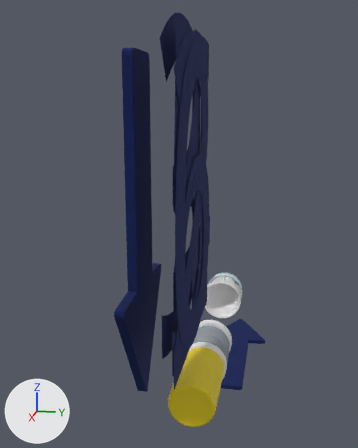
Renders of the glTF model assets/wegovy.glb from each side of a commit.
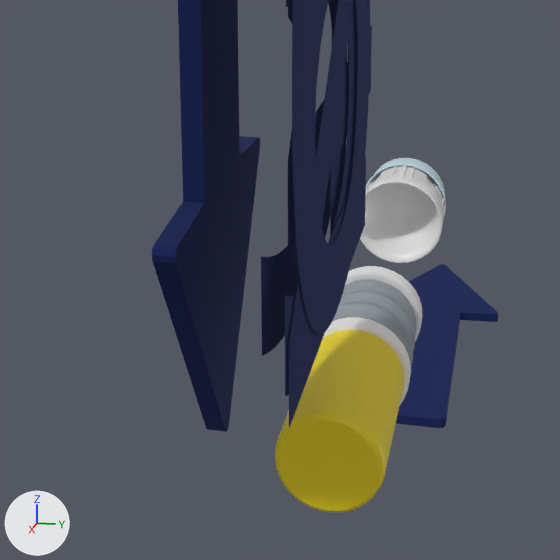
There are two pictures of each version: one from a 50 mm lens placed at (0.323, 0.049, 0.403), pointed at (-0.015, -0.018, 0.319), one close up on the part from 13% to 82% of the width and 45% to 100% of the height. Lighting does not change. The marker at lower left points along +X, +Y and +Z. The older version's two pictures come first. Where no turn or scale is listed for an object, it has been applied to the vertices.

Objects in the first close-up: 'Arrow_straight', 'Arrow_straight_mg', 'CountingCube.002', 'CountingCube.003', 'CountingCube.004', 'CountingCube.005', 'CountingCube.006', 'cylinder_pod_tlokiem', 'cylinder_pod_tlokiem.001', 'cylinder_pod_tlokiem.002', 'tlok', 'to_gdzie_igla' and 2 more.
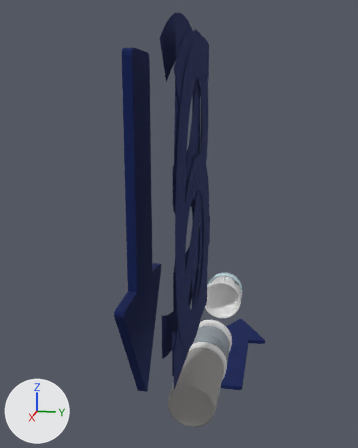
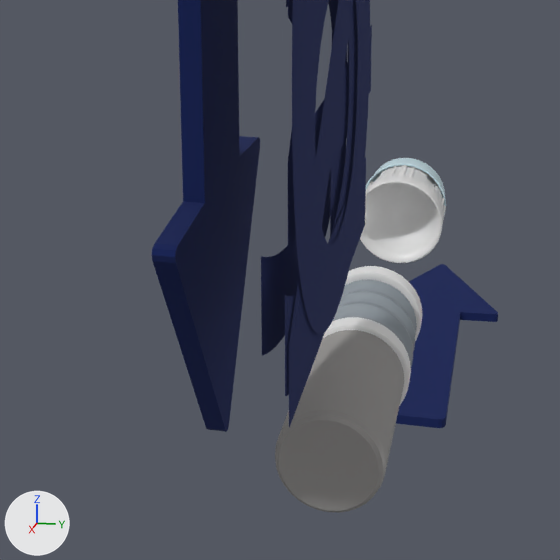
Changed parts and their boxes [x1, y1, x2, y2] in the close-ups (560 x 560 px):
```json
{"object": "cylinder_pod_tlokiem.002", "change": "recoloured", "before": [275, 330, 404, 513], "after": [275, 330, 404, 513], "on screen": "yellow to grey"}
```

Edits to the scene script, one JSON object a line:
```json
{"op": "set", "path": "mat_yellow.base_color", "old": "(0.8, 0.633, 0.00647)", "new": "(0.308, 0.299, 0.291)", "note": "yellow #e7d013 -> grey #979593"}
```
